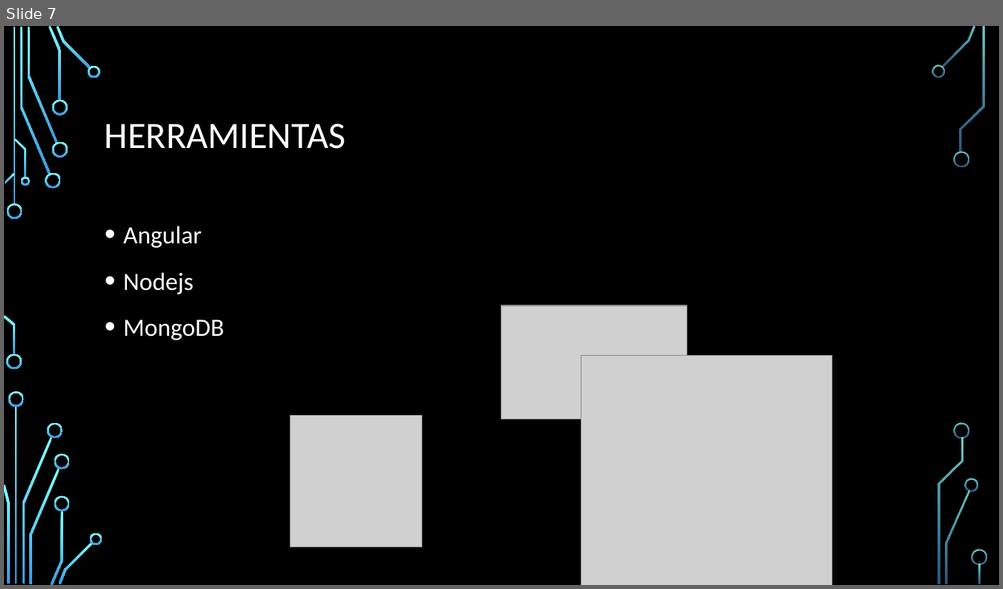
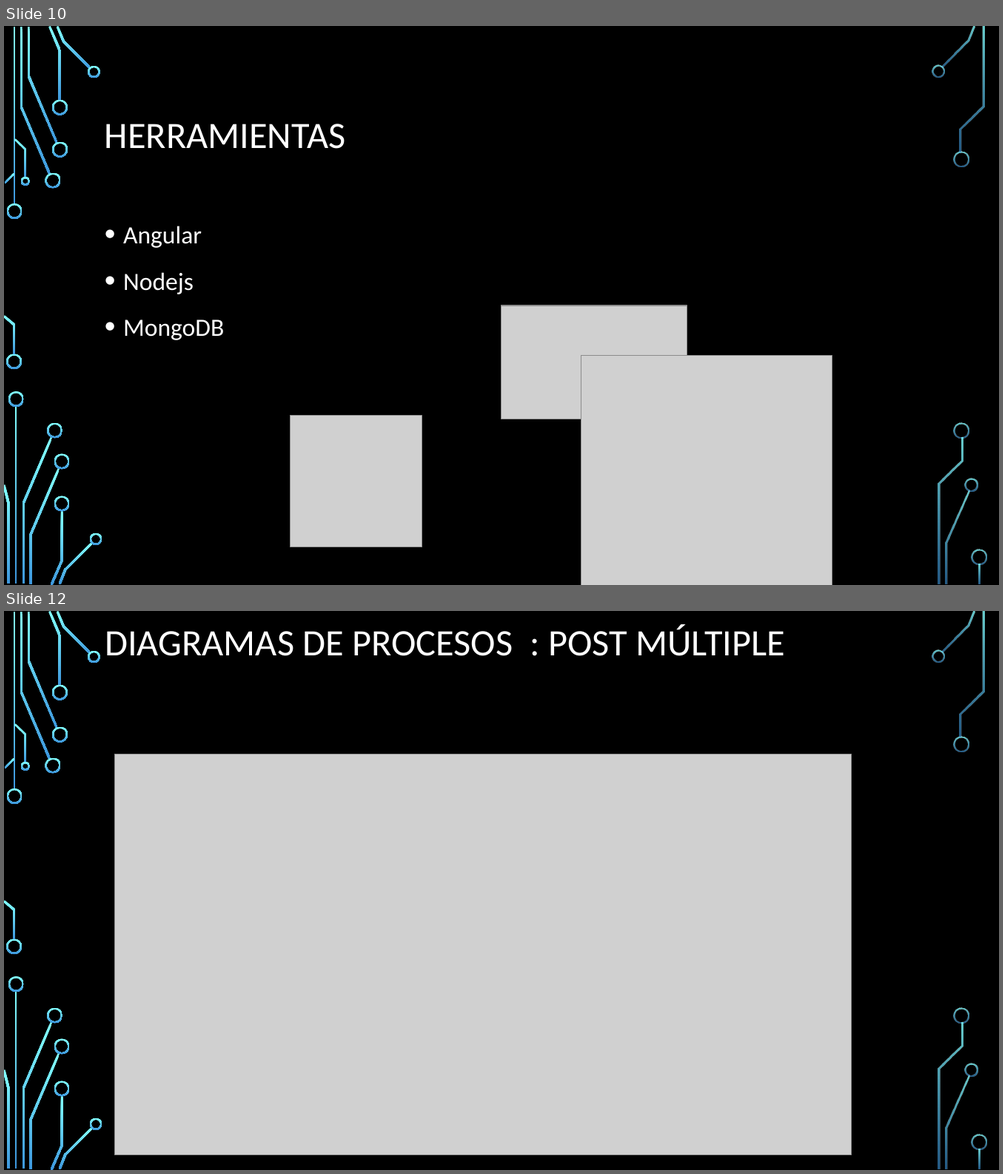
Before and after one commit to Adescafu/INFO264_Proyecto, a slide deck: presentacion.pptx. Shown one above the other, each under a label of ours: slide 7 before the commit, slides 10 and 12 after it; the slides between them are not shown. The pictures are 1003x589 and 1003x1174 pixels, drawn with LibreOffice and Linux fonts; fonts in the diff are those of the drawing; grey boxes stand for pictures; background and template pictures are left out. Boxes give left, top, right and bottom in pixels: in the first picture for what was removed or moved away, otherwise in the second. Text is boxed around its words. In the diff, an @@ line names an element or a change of style, - is before the commit and + after.

```diff
--- a/presentacion.pptx
+++ b/presentacion.pptx
@@ slide 12 added at <box>4,611,999,1170</box>, background picture (left out); not listed: 36 template elements that a slide beside it also shows @@
@@ title added at <box>105,624,785,656</box>, 36 pt, text #FFFFFF @@
+DIAGRAMAS DE PROCESOS : POST MÚLTIPLE
@@ picture added at <box>114,755,851,1156</box> @@
@@ what was slide 7 is now slide 10 @@
```
Also in this commit, not shown: 3 slides changed, 6 other slides added, 2 slides removed.
